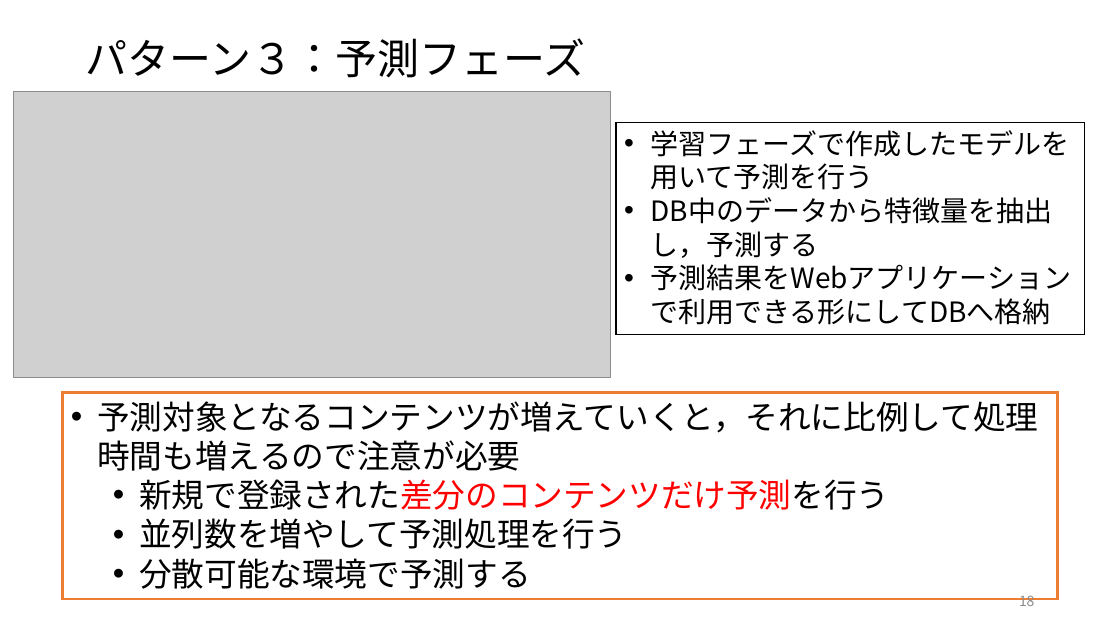
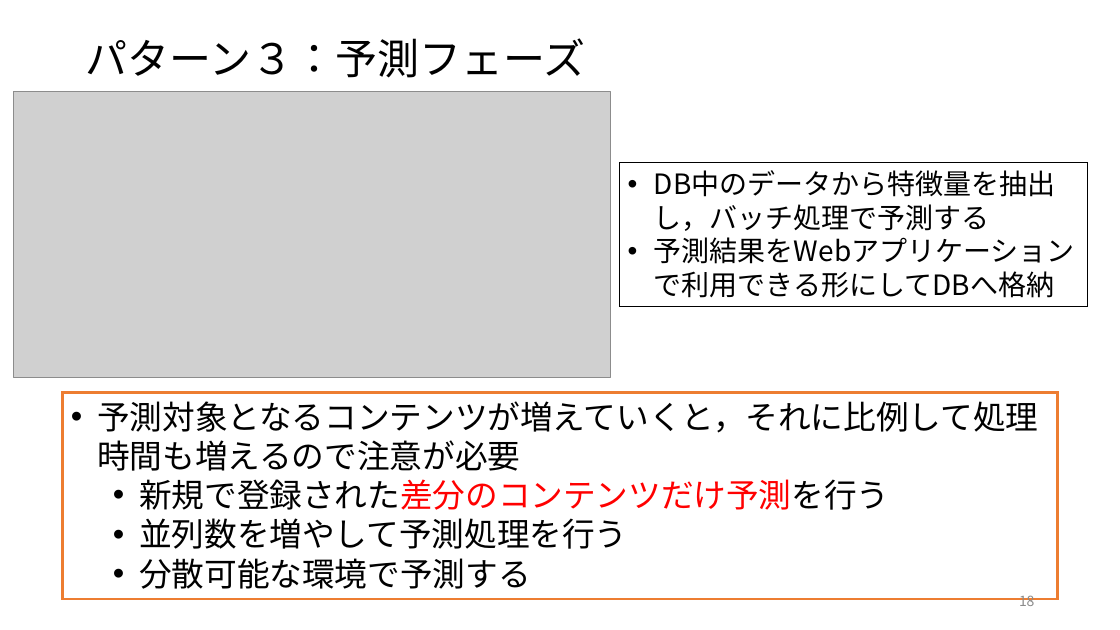
Before and after one commit to ryosuke-ku/Rinko, a slide deck: slide 18 of 仕事ではじめる機械学習第4章.pptx. Drawn at 1120x630 pixels with LibreOffice and Linux fonts; fonts in the diff are those of the drawing; grey boxes stand for pictures. Boxes give left, top, right and bottom in pixels: in the first picture for what was removed or moved away, otherwise in the second. Text is boxed around its words. In the diff, an @@ line names an element or a change of style, - is before the commit and + after.

```diff
--- a/仕事ではじめる機械学習第4章.pptx
+++ b/仕事ではじめる機械学習第4章.pptx
@@ rectangle "DB中のデータから特徴量を抽出し，バッチ処理で予測する": place and size @@
-rectangle "DB中のデータから特徴量を抽出し，バッチ処理で予測する" at box(616, 122, 1085, 334)
+rectangle "DB中のデータから特徴量を抽出し，バッチ処理で予測する" at box(619, 162, 1088, 307)
@@ text in rectangle at box(654, 204, 990, 231): text changed @@
-• 学習フェーズで作成したモデルを用いて予測を行う
-• DB中のデータから特徴量を抽出し，予測する
+• DB中のデータから特徴量を抽出し，バッチ処理で予測する
```
Also in this commit, not shown: 5 other slides changed, 3 other files.
